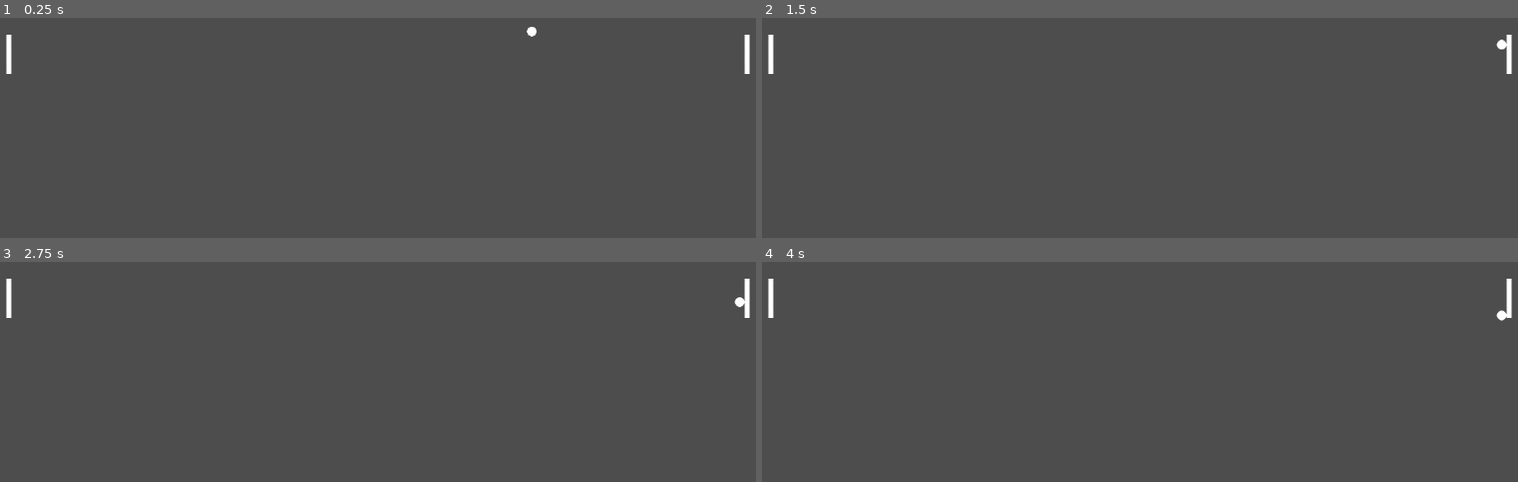
Above: before the commit, frames 1-4 (two rows, left to right).
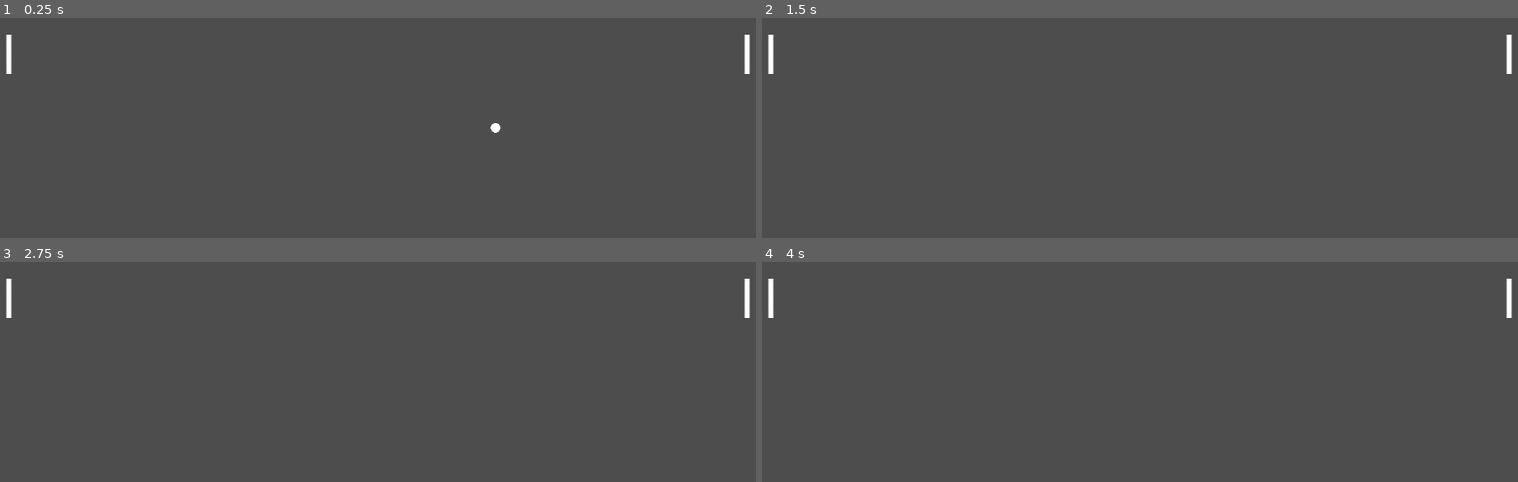
Above: after the commit, the same moments.

Repository: dangnguyen2910/pong-godot
Game: Godot game, scene res://scenes/main.tscn
Same seed, same stepped clock (60 frames per second), same inputs: the game is played once before the commit and once after it.
Inputs:
- Up to frame 1 (0.25 s): no input
- Up to frame 2 (1.5 s): tap Enter at 0.5 s; tap Space at 1.25 s
- Up to frame 3 (2.75 s): tap Enter at 2 s
- Up to frame 4 (4 s): tap Space at 2.75 s; tap Enter at 3.5 s

The runs differ from the first frame. In frame 1, 0.1% of the frame differs, in the area x 64-71%, y 4-53%; in frame 2, less than 0.1%; in frame 3, less than 0.1%; in frame 4, less than 0.1%.

Commit message:
Fix: ball goes nearly horizontal or vertical

Diff:
--- a/src/ball.gd
+++ b/src/ball.gd
@@ -7,12 +7,29 @@
 # Called when the node enters the scene tree for the first time.
 func _ready() -> void:
 	var x_direction: int = [-1, 1].pick_random()
-	var y_direction: float = randf_range(-0.7, 0.7)
+	var y_direction_1: float = randf_range(-0.5, -0.9)
+	var y_direction_2: float = randf_range(0.5, 0.9)
 
-	direction = Vector2(x_direction, y_direction).normalized()
+	direction = Vector2(x_direction, [y_direction_1, y_direction_2].pick_random()).normalized()
 
+func _physics_process(delta: float) -> void:
+	velocity = direction * speed
 
-# Called every frame. 'delta' is the elapsed time since the previous frame.
-func _process(delta: float) -> void:
-	velocity = direction * speed
-	move_and_slide()
+	var collision: KinematicCollision2D = move_and_collide(velocity * delta)
+	if not collision: return
+
+	direction = direction.bounce(collision.get_normal())
+	fix_direction()
+
+func fix_direction():
+	if abs(direction.x) < 0.25:
+		var s = sign(direction.x)
+		if s == 0: s = [-1,1].pick_random()
+		direction.x = 0.25 * s
+
+	if abs(direction.y) < 0.25:
+		var s = sign(direction.y)
+		if s == 0: s = [-1,1].pick_random()
+		direction.y = 0.25 * s
+
+	direction = direction.normalized()
